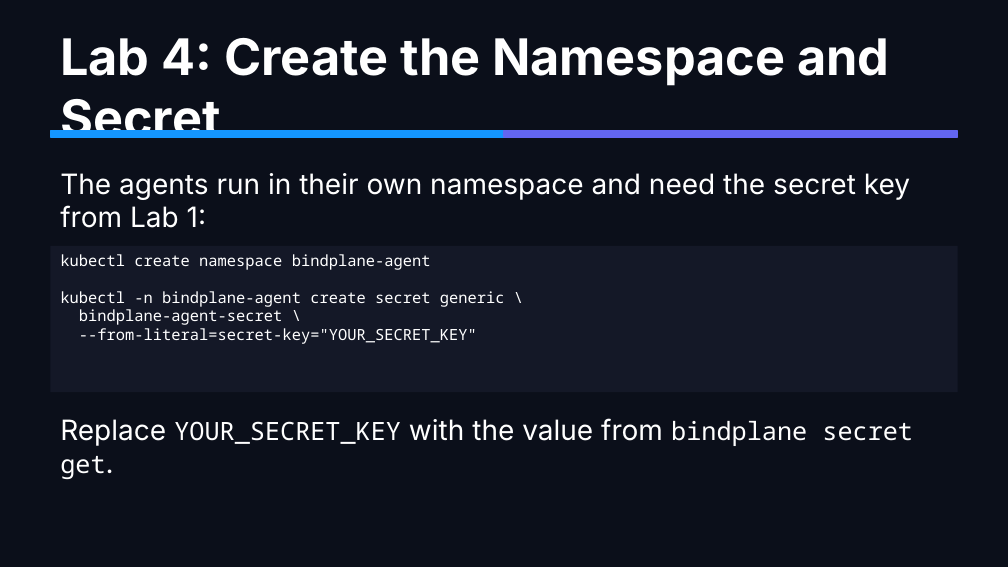
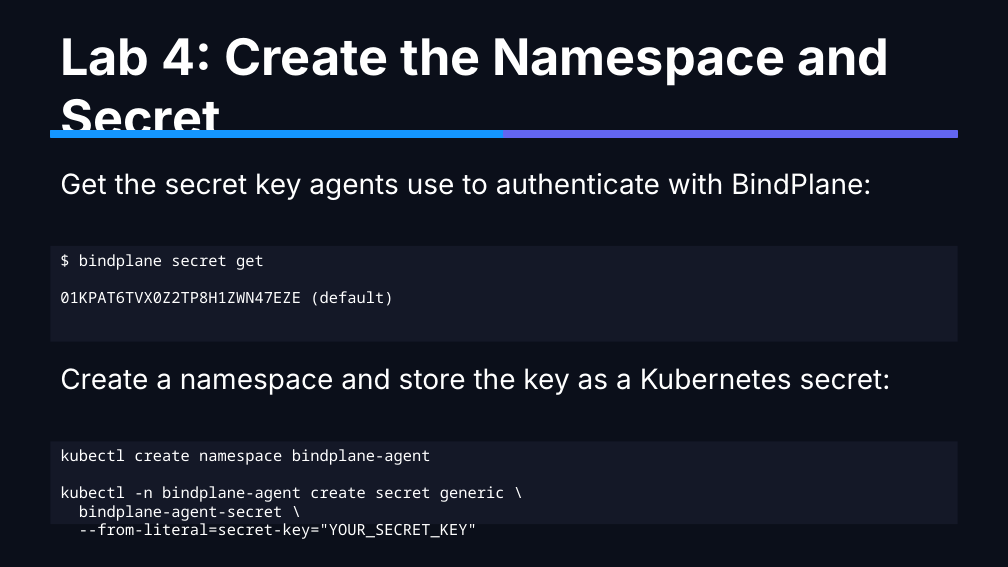
Before and after one commit to mreider/astroshop-bindplane-labs, a slide deck: slide 34 of docs/bindplane-primer/bindplane-primer.pptx. Drawn at 1008x567 pixels with LibreOffice and Linux fonts; fonts in the diff are those of the drawing. Boxes give left, top, right and bottom in pixels: in the first picture for what was removed or moved away, otherwise in the second. Text is boxed around its words. In the diff, an @@ line names an element or a change of style, - is before the commit and + after.

```diff
--- a/docs/bindplane-primer/bindplane-primer.pptx
+++ b/docs/bindplane-primer/bindplane-primer.pptx
@@ text at [60,173,871,200]: text changed @@
-The agents run in their own namespace and need the secret key from Lab 1:
+Get the secret key agents use to authenticate with BindPlane:
@@ rectangle added at [50,246,958,342], fill #141827, 11 pt, text #FFFFFF @@
+$ bindplane secret get
+01KPAT6TVX0Z2TP8H1ZWN47EZE (default)
@@ text at [60,368,891,395]: text changed; size 18 to 20 pt; font Noto Sans Mono to Inter @@
-Replace YOUR_SECRET_KEY with the value from bindplane secret get.
+Create a namespace and store the key as a Kubernetes secret:
@@ rectangle "kubectl create namespace bindplane-agent": place and size @@
-rectangle "kubectl create namespace bindplane-agent" at [50,246,958,392]
+rectangle "kubectl create namespace bindplane-agent" at [50,442,958,524]
```
Also in this commit, not shown: 5 other slides changed, 1 slide added, 2 slides removed, 1 other file.
